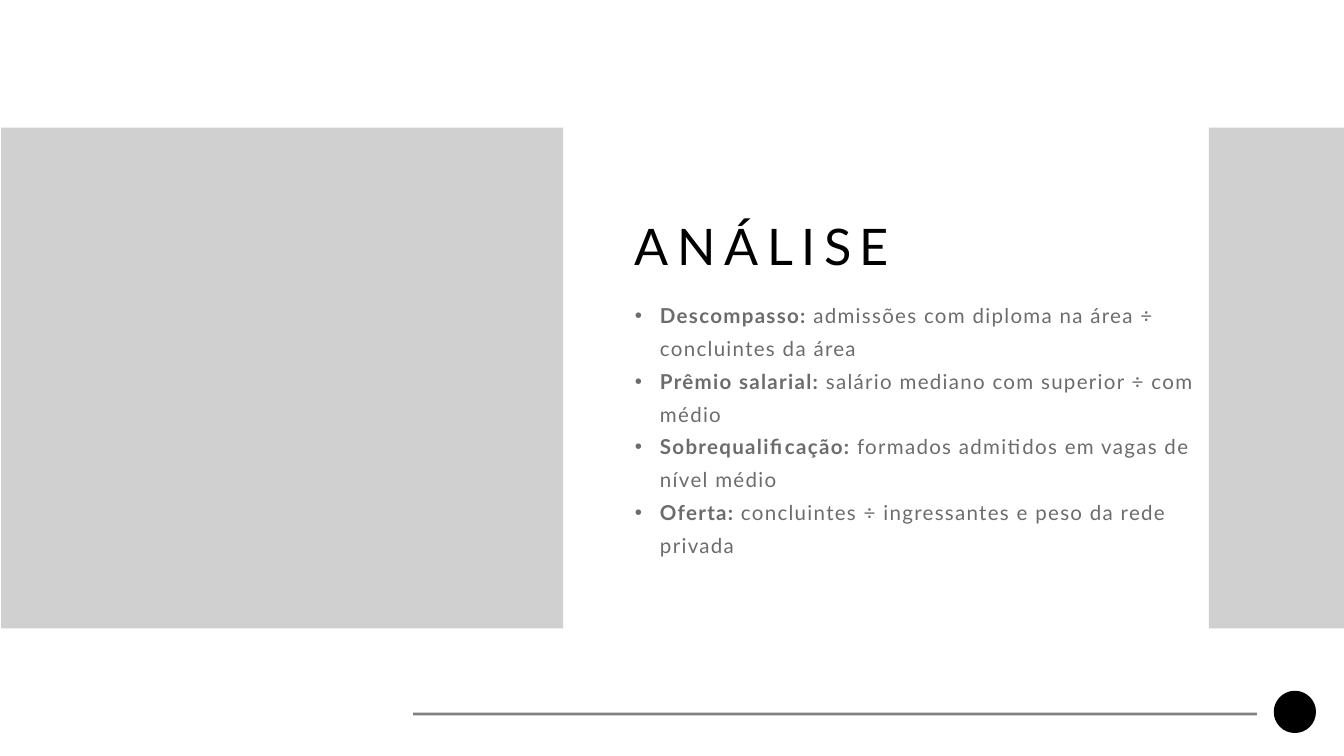
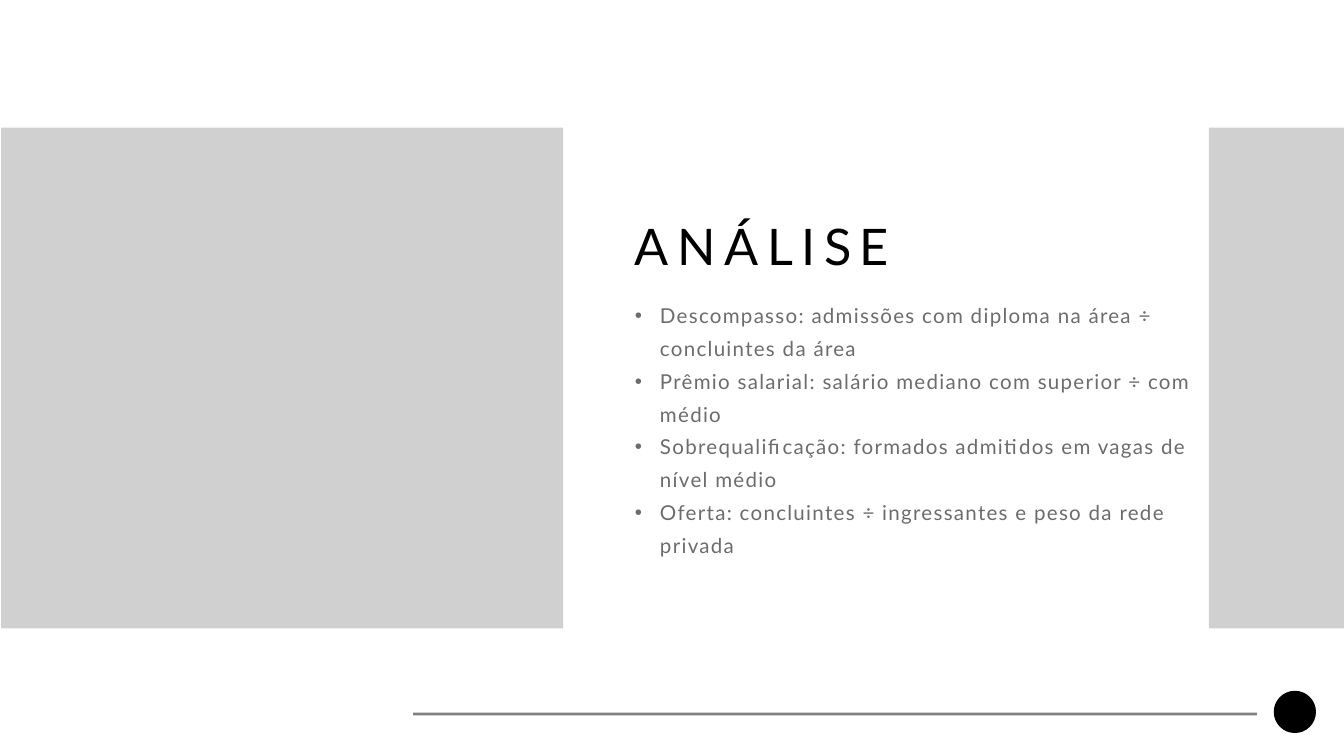
Before and after one commit to guilherme-ndo/projetointegrador-ii, a slide deck: slide 9 of docs/apresentacao_pi2.pptx. Drawn at 1344x756 pixels with LibreOffice and Linux fonts; fonts in the diff are those of the drawing; grey boxes stand for pictures; background and template pictures are left out. Boxes give left, top, right and bottom in pixels: in the first picture for what was removed or moved away, otherwise in the second. Text is boxed around its words. In the diff, an @@ line names an element or a change of style, - is before the commit and + after.

```diff
--- a/docs/apresentacao_pi2.pptx
+++ b/docs/apresentacao_pi2.pptx
@@ text "Descompasso: admissões com diploma na ..." at box(660, 308, 1189, 557): bold off in "Descompasso:", "Prêmio salarial:", "Sobrequalificação:", "Oferta:" @@
```
Also in this commit, not shown: 6 other slides changed, 1 other file.
